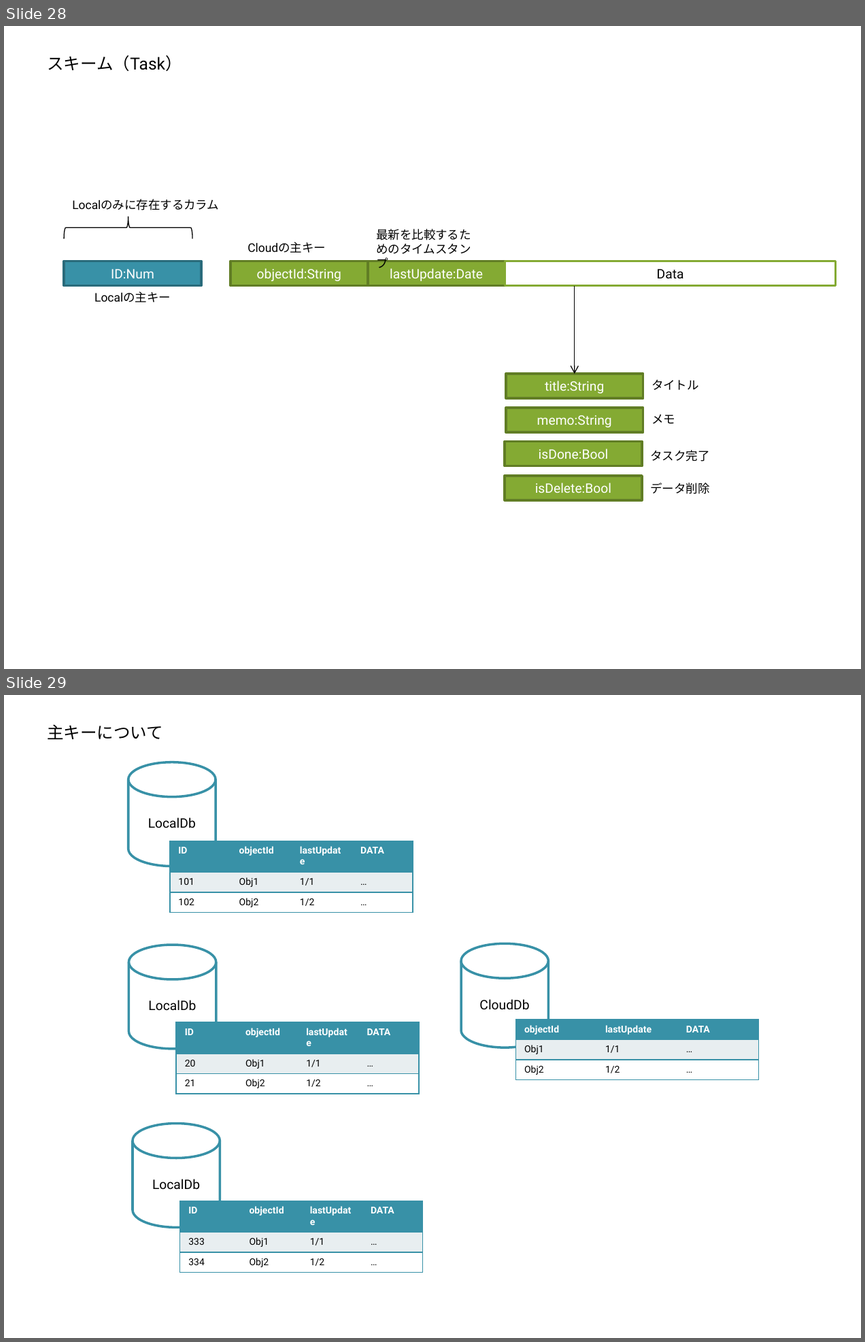
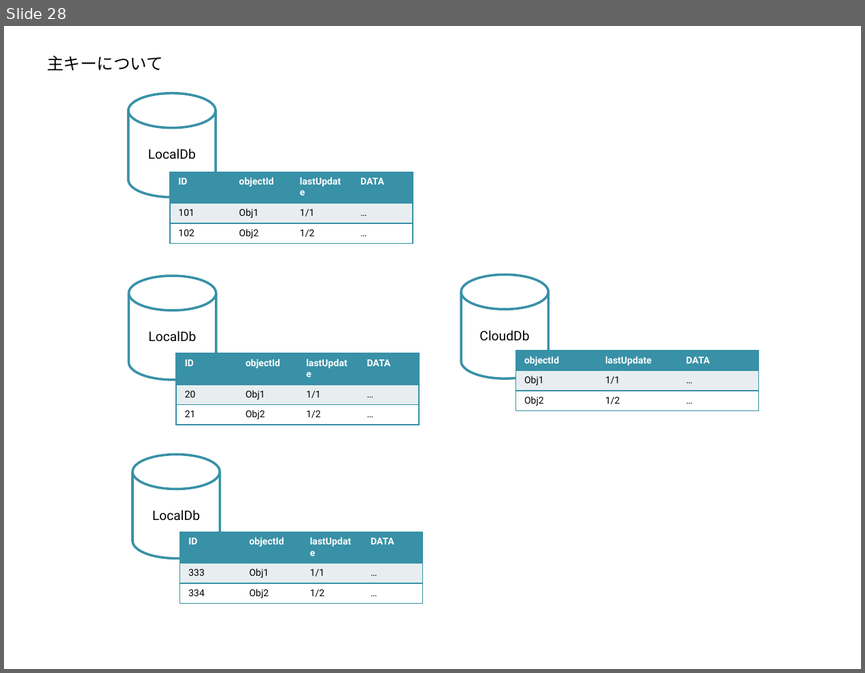
Before and after one commit to furuya02/ToDoApp, a slide deck: doc/ToDoApp.pptx. Shown one above the other, each under a label of ours: slides 28 and 29 before the commit, slide 28 after it. The pictures are 865x1342 and 865x673 pixels, drawn with LibreOffice and Linux fonts; fonts in the diff are those of the drawing. Boxes give left, top, right and bottom in pixels: in the first picture for what was removed or moved away, otherwise in the second. Text is boxed around its words. In the diff, an @@ line names an element or a change of style, - is before the commit and + after.

```diff
--- a/doc/ToDoApp.pptx
+++ b/doc/ToDoApp.pptx
@@ slide 28 removed at box(4, 26, 861, 669), background #FFFFFF @@
@@ text removed at box(47, 55, 181, 72) @@
-スキーム（Task）
@@ text removed at box(72, 199, 219, 210) @@
-Localのみに存在するカラム
@@ left brace removed at box(64, 216, 192, 238) @@
@@ text removed at box(376, 229, 471, 268) @@
-最新を比較するためのタイムスタンプ
@@ text removed at box(247, 242, 326, 252) @@
-Cloudの主キー
@@ rectangle removed at box(64, 261, 201, 286) @@
-ID:Num
@@ rectangle removed at box(230, 261, 367, 286) @@
-objectId:String
@@ rectangle removed at box(368, 261, 505, 286) @@
-lastUpdate:Date
@@ rectangle removed at box(505, 261, 836, 286) @@
-Data
@@ arrow removed from (575, 286) to (575, 374) @@
@@ text removed at box(94, 291, 171, 302) @@
-Localの主キー
@@ rectangle removed at box(506, 374, 643, 399) @@
-title:String
@@ text removed at box(651, 380, 699, 390) @@
-タイトル
@@ rectangle removed at box(506, 407, 643, 432) @@
-memo:String
@@ text removed at box(651, 414, 675, 424) @@
-メモ
@@ rectangle removed at box(504, 441, 641, 467) @@
-isDone:Bool
@@ text removed at box(650, 450, 709, 461) @@
-タスク完了
@@ rectangle removed at box(504, 476, 641, 501) @@
-isDelete:Bool
@@ text removed at box(650, 482, 709, 494) @@
-データ削除
@@ what was slide 29 is now slide 28 @@
```
Also in this commit, not shown: 15 slides changed, 3 slides added, 3 other slides removed, 1 other file.
